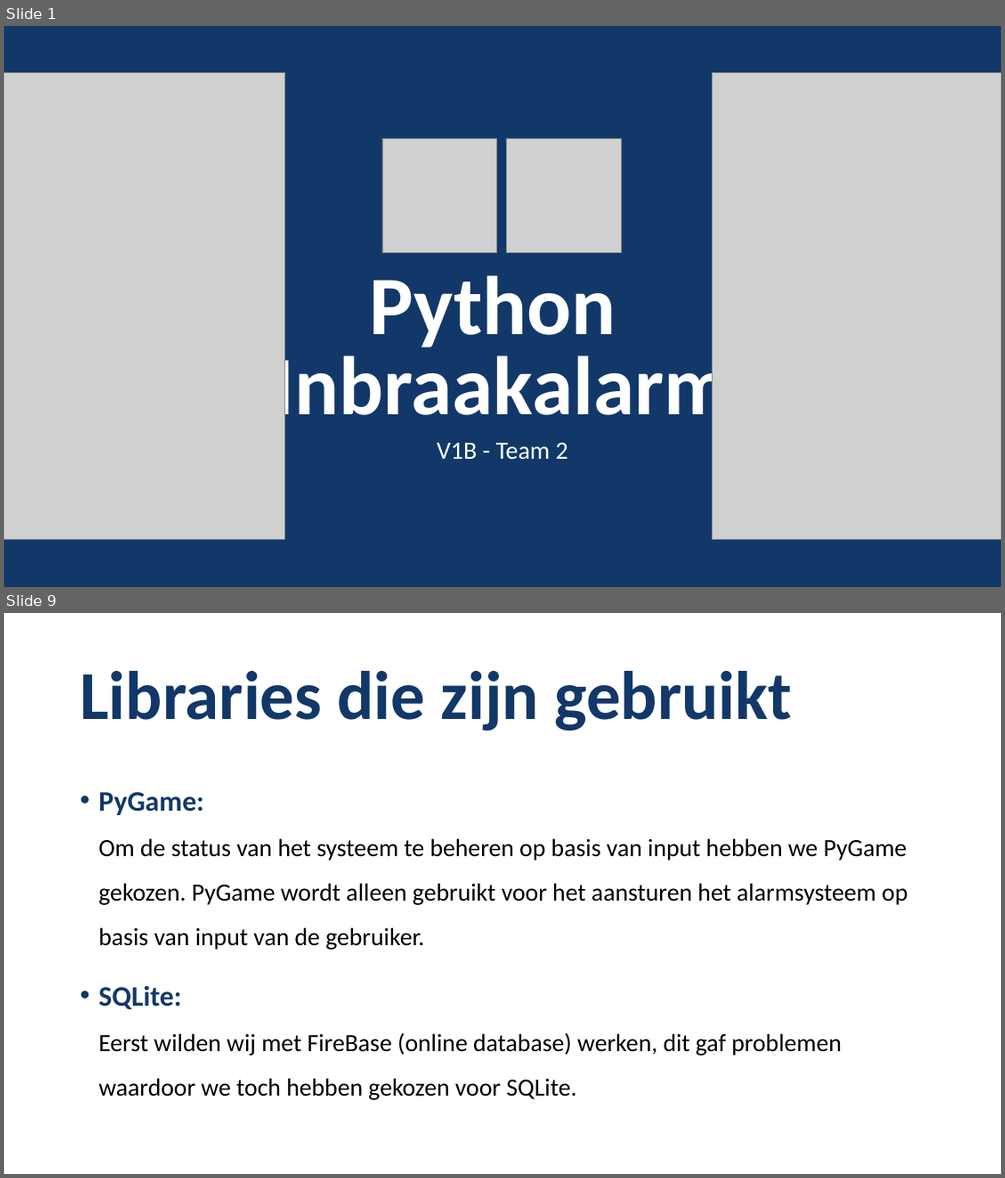
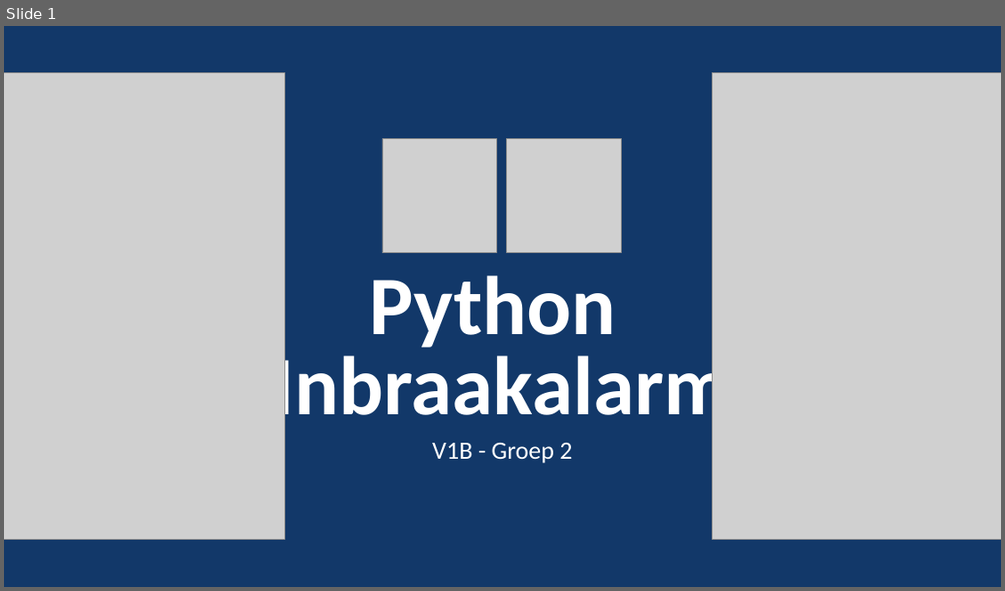
Before and after one commit to vincevannoort/miniproject-computersystems, a slide deck: presentatie/minproject-presentatie.pptx. Shown one above the other, each under a label of ours: slides 1 and 9 before the commit, slide 1 after it; the slides between them are not shown. The pictures are 1005x1178 and 1005x591 pixels, drawn with LibreOffice and Linux fonts; fonts in the diff are those of the drawing; grey boxes stand for pictures. Boxes give left, top, right and bottom in pixels: in the first picture for what was removed or moved away, otherwise in the second. Text is boxed around its words. In the diff, an @@ line names an element or a change of style, - is before the commit and + after.

Commit message:
Verkoop pitch
Presentatie voor de verkoop van het alarm

```diff
--- a/presentatie/minproject-presentatie.pptx
+++ b/presentatie/minproject-presentatie.pptx
@@ slide 9 removed at (4,613,1001,1174), background #FFFFFF @@
@@ title removed at (80,671,792,730) @@
-Libraries die zijn gebruikt
@@ text removed at (98,792,907,1100) @@
-• PyGame:
-  Om de status van het systeem te beheren op basis van input hebben we PyGame gekozen. PyGame wordt alleen gebruikt voor het aansturen het alarmsysteem op basis van input van de gebruiker.
-• SQLite:
-  Eerst wilden wij met FireBase (online database) werken, dit gaf problemen waardoor we toch hebben gekozen voor SQLite.
@@ slide 1 changed as well @@
@@ subtitle at (432,443,572,463): text changed @@
-V1B - Team 2
+V1B - Groep 2
```
Also in this commit, not shown: 3 other slides changed, 7 slides added, 7 other slides removed.
